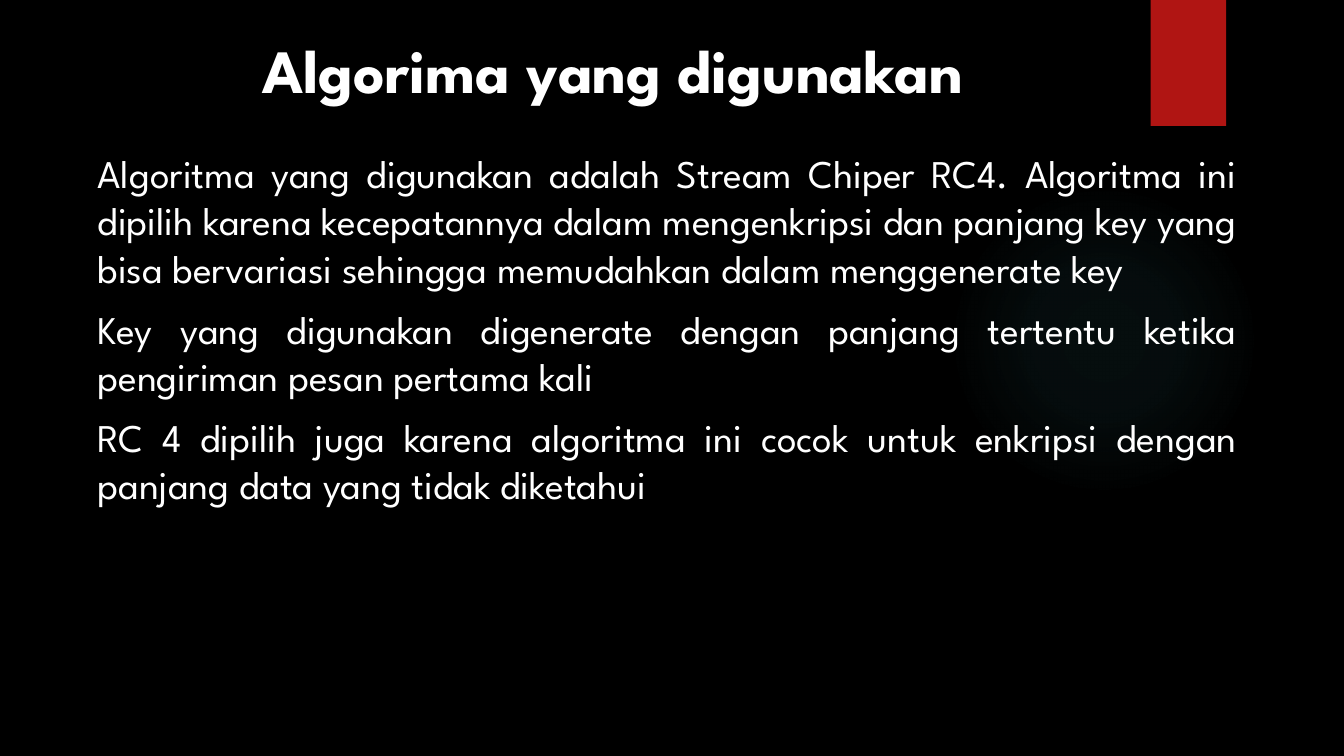
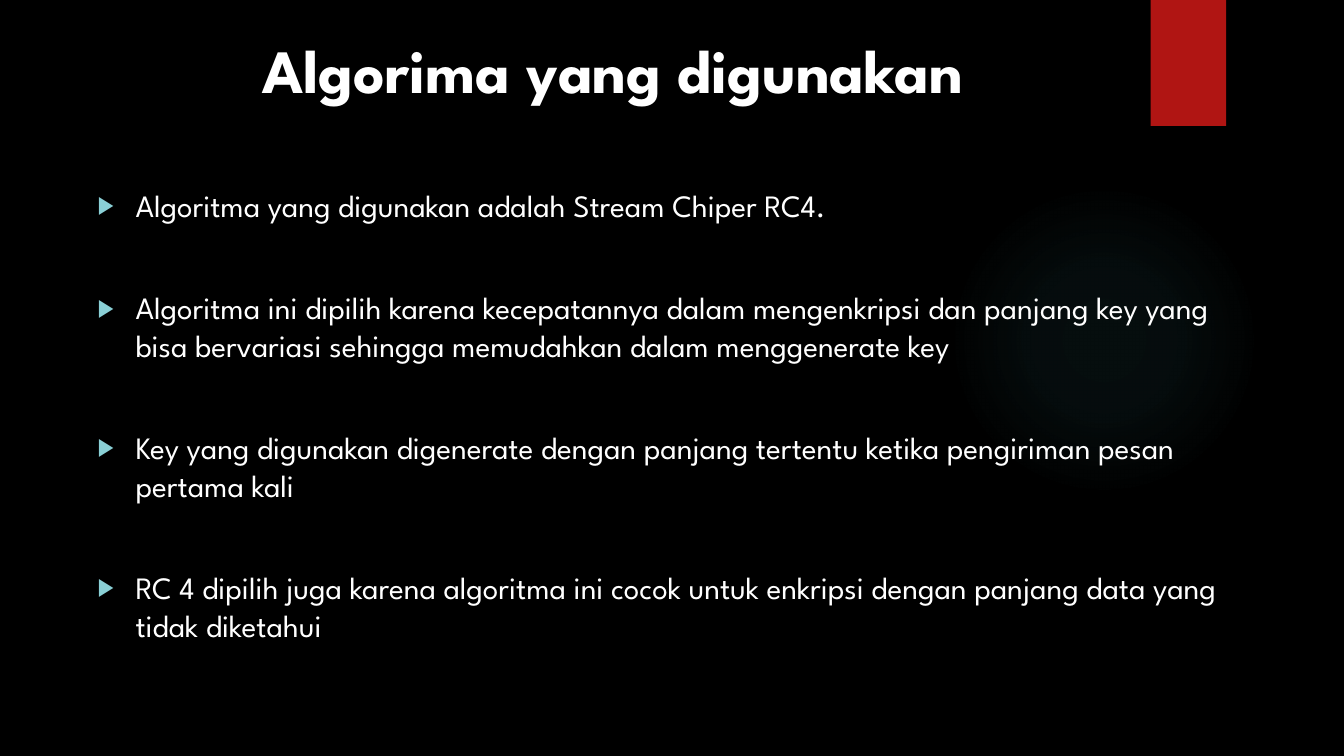
Before and after one commit to alifTC12/KIJ, a slide deck: slide 2 of Aplikasi Chatting Server.pptx. Drawn at 1344x756 pixels with LibreOffice and Linux fonts; fonts in the diff are those of the drawing; background and template pictures are left out. Boxes give left, top, right and bottom in pixels: in the first picture for what was removed or moved away, otherwise in the second. Text is boxed around its words. In the diff, an @@ line names an element or a change of style, - is before the commit and + after.

```diff
--- a/Aplikasi Chatting Server.pptx
+++ b/Aplikasi Chatting Server.pptx
@@ text "Algoritma yang digunakan adalah Stream ...": place and size @@
-text "Algoritma yang digunakan adalah Stream ..." at <box>98,161,1237,508</box>
+text "Algoritma yang digunakan adalah Stream ..." at <box>136,195,1216,638</box>
@@ text at <box>136,195,1208,364</box>: text changed; size 28 to 22.2 pt @@
-Algoritma yang digunakan adalah Stream Chiper RC4. Algoritma ini dipilih karena kecepatannya dalam mengenkripsi dan panjang key yang bisa bervariasi sehingga memudahkan dalam menggenerate key
+▶ Algoritma yang digunakan adalah Stream Chiper RC4.
+▶ Algoritma ini dipilih karena kecepatannya dalam mengenkripsi dan panjang key yang bisa bervariasi sehingga memudahkan dalam menggenerate key
@@ text at <box>136,437,1216,638</box>: size 28 to 22.2 pt in "Key yang digunakan digenerate dengan panjang tertentu ...", "RC 4 dipilih juga karena algoritma ini ..."; alignment justified to left; bullet none to ▶ @@
```
Also in this commit, not shown: 2 other slides changed, 10 other files.
